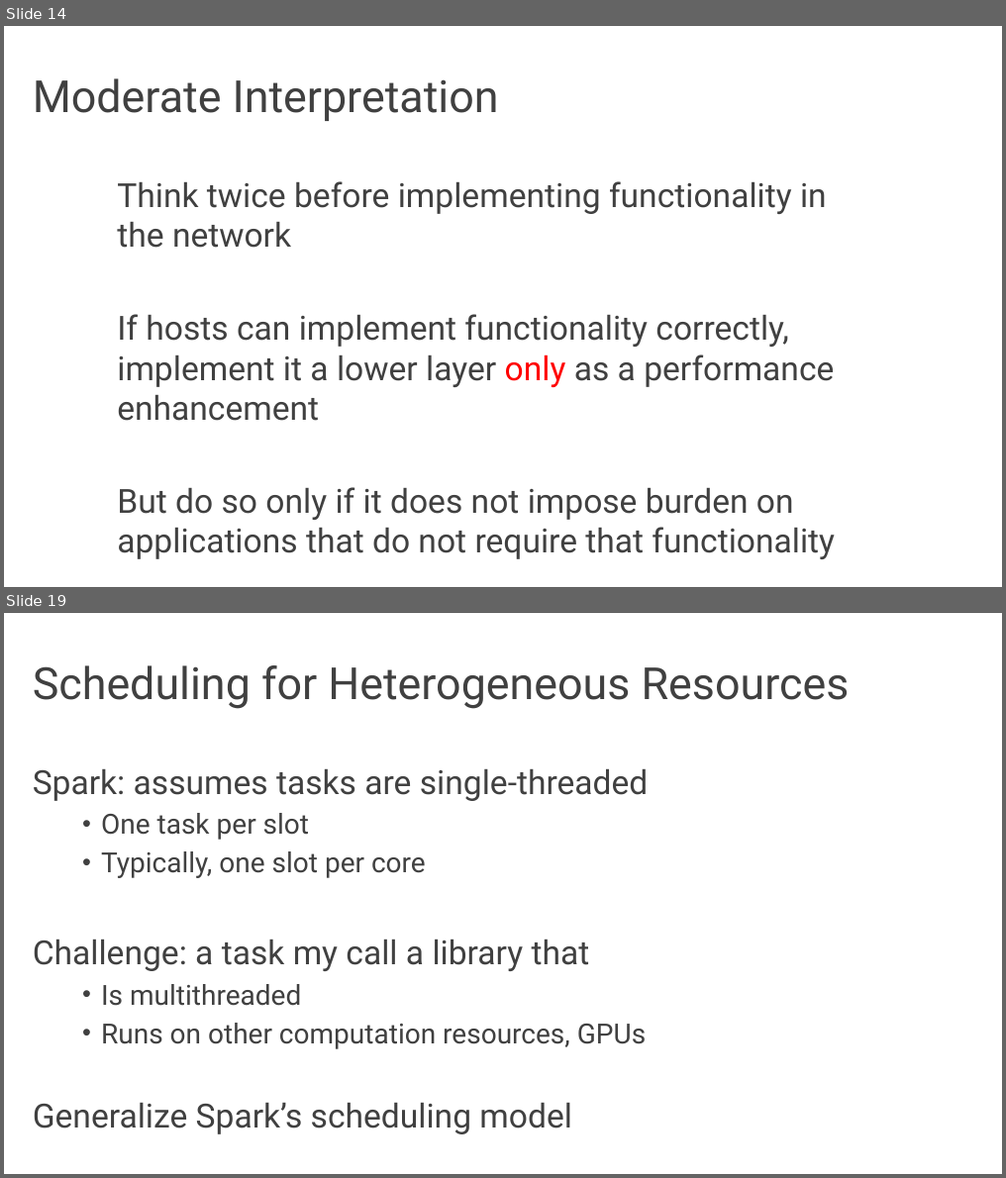
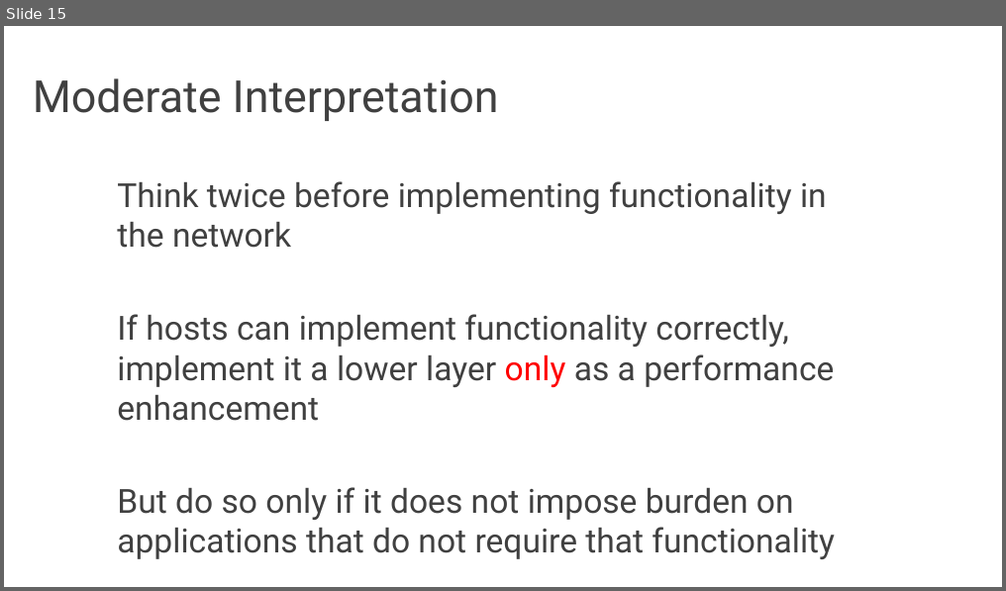
Before and after one commit to audreyccheng/cs262a-spring2025, a slide deck: notes/04-e2e-projects.pptx. Shown one above the other, each under a label of ours: slides 14 and 19 before the commit, slide 15 after it; the slides between them are not shown. The pictures are 1006x1178 and 1006x591 pixels, drawn with LibreOffice and Linux fonts; fonts in the diff are those of the drawing. Boxes give left, top, right and bottom in pixels: in the first picture for what was removed or moved away, otherwise in the second. Text is boxed around its words. In the diff, an @@ line names an element or a change of style, - is before the commit and + after.

```diff
--- a/notes/04-e2e-projects.pptx
+++ b/notes/04-e2e-projects.pptx
@@ slide 19 removed at bbox=[4, 613, 1002, 1174], background #FFFFFF @@
@@ title removed at bbox=[33, 665, 849, 709] @@
-Scheduling for Heterogeneous Resources
@@ text removed at bbox=[33, 769, 648, 1135] @@
-Spark: assumes tasks are single-threaded
-  • One task per slot
-  • Typically, one slot per core
-Challenge: a task my call a library that
-  • Is multithreaded
-  • Runs on other computation resources, GPUs
-Generalize Spark’s scheduling model
@@ what was slide 14 is now slide 15 @@
```
Also in this commit, not shown: 11 slides changed, 8 slides added, 48 other slides removed, 1 other file.
